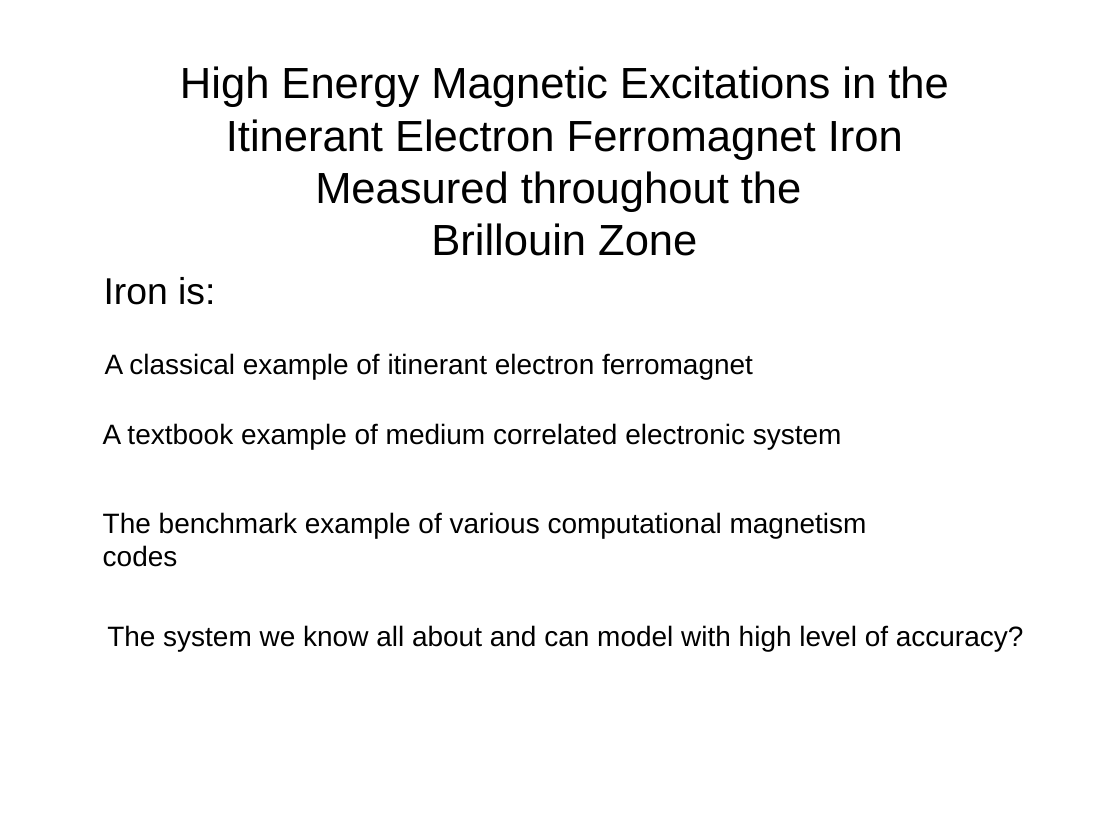
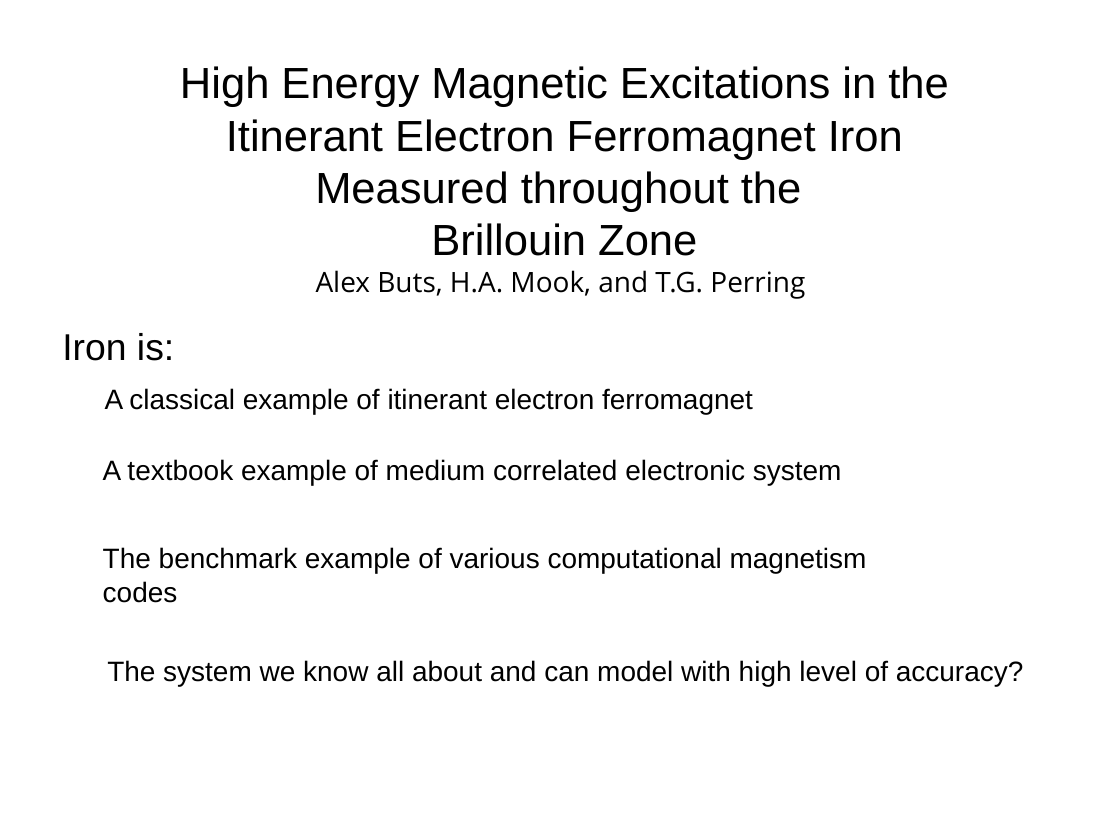
Before and after one commit to abuts/Fe, a slide deck: slide 1 of June2017/Icns2017/ICNS2017.ppt. Drawn at 1120x840 pixels with LibreOffice and Linux fonts; fonts in the diff are those of the drawing; background and template pictures are left out. Boxes give left, top, right and bottom in pixels: in the first picture for what was removed or moved away, otherwise in the second. Text is boxed around its words. In the diff, an @@ line names an element or a change of style, - is before the commit and + after.

```diff
--- a/June2017/Icns2017/ICNS2017.ppt
+++ b/June2017/Icns2017/ICNS2017.ppt
@@ text at (316,270,805,299): paragraph added @@
+Alex Buts, H.A. Mook, and T.G. Perring
@@ text "Iron is:": place and size @@
-text "Iron is:" at (104,277,215,305)
+text "Iron is:" at (62,333,174,361)
@@ 4 texts: place and size @@
-4 texts at (103,353,1024,651)
+4 texts at (103,388,1024,686)
```
Also in this commit, not shown: 3 other slides changed, 5 slides added, 2 slides removed.
